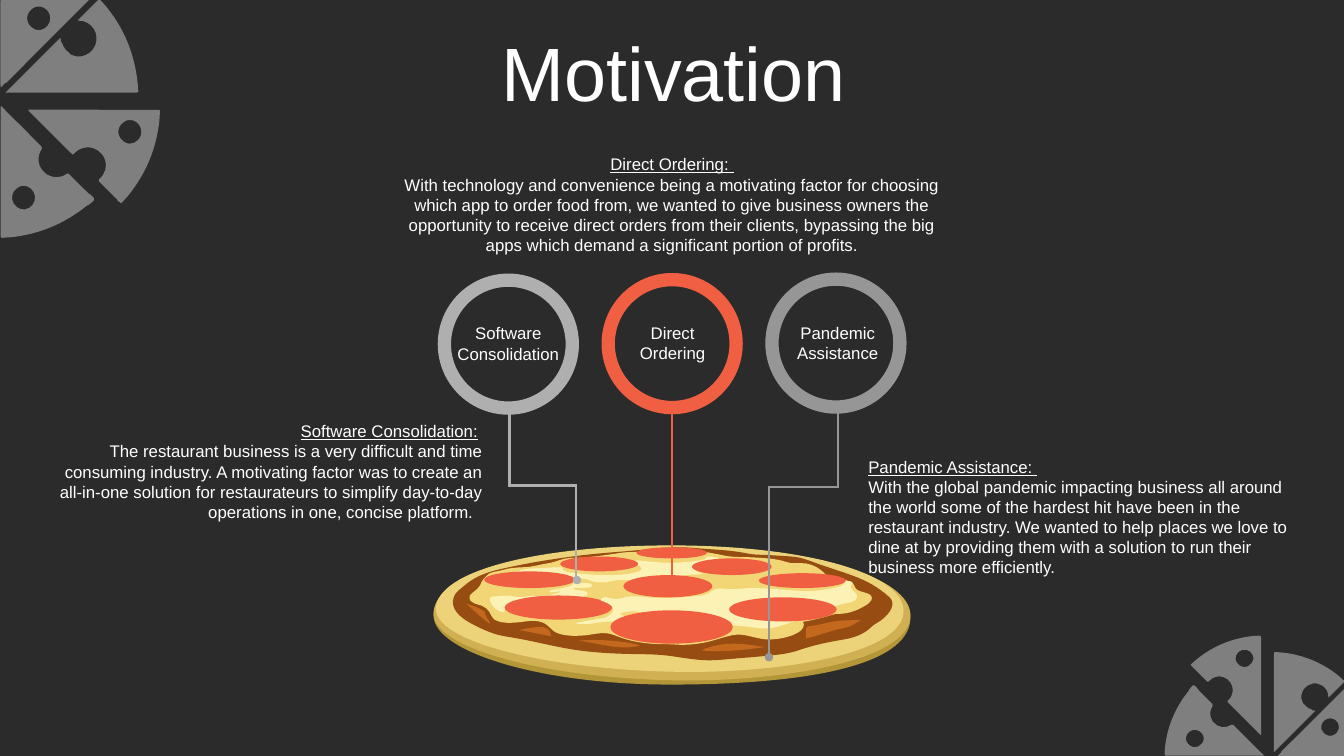
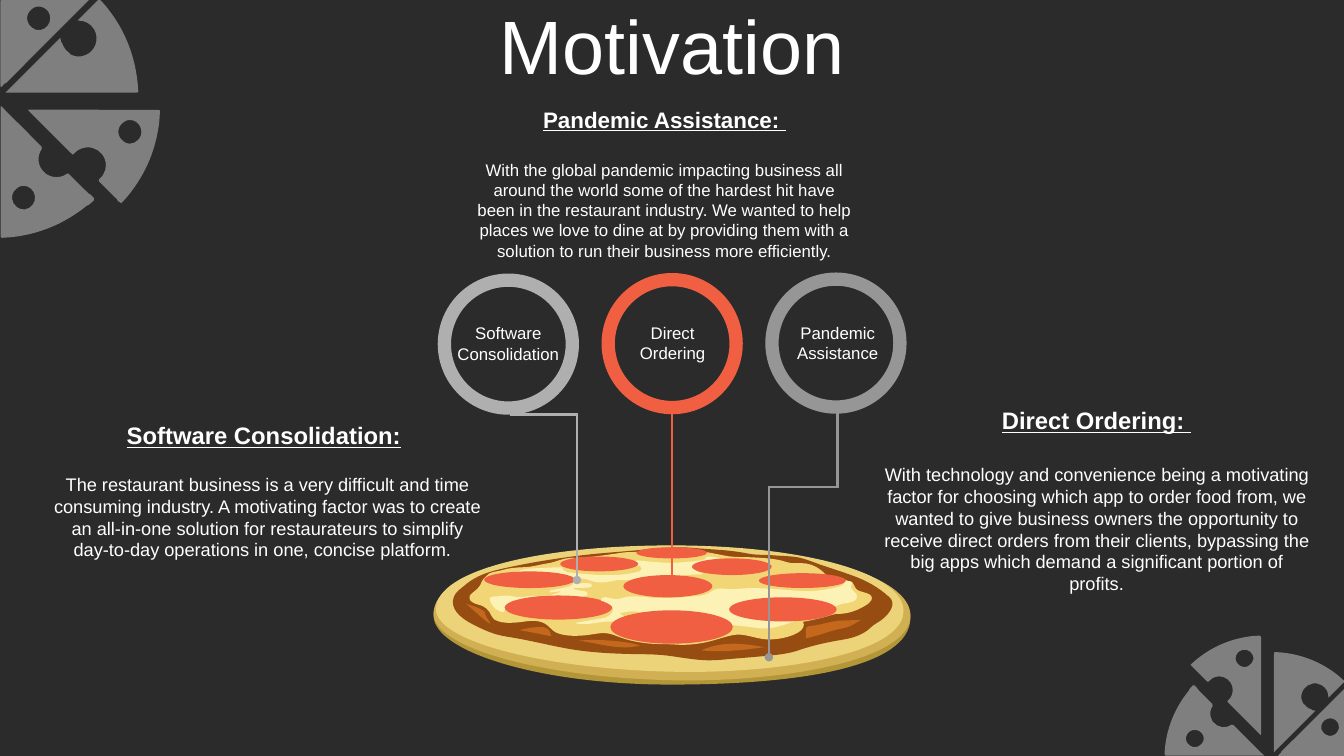
Before and after one commit to wesycool/Dice-Pizzaria, a slide deck: slide 5 of Dice-Pizzeria.pptx. Drawn at 1344x756 pixels with LibreOffice and Linux fonts; fonts in the diff are those of the drawing; background and template pictures are left out; a plain dark background stands for a picture behind light text. Boxes give left, top, right and bottom in pixels: in the first picture for what was removed or moved away, otherwise in the second. Text is boxed around its words. In the diff, an @@ line names an element or a change of style, - is before the commit and + after.

```diff
--- a/Dice-Pizzeria.pptx
+++ b/Dice-Pizzeria.pptx
@@ text "Motivation": place and size @@
-text "Motivation" at [501, 46, 845, 102]
+text "Motivation" at [500, 19, 844, 75]
@@ text "Motivation" at [500, 19, 844, 75]: less space between paragraphs @@
@@ text "Pandemic Assistance:": place and size @@
-text "Pandemic Assistance:" at [868, 461, 1287, 578]
+text "Pandemic Assistance:" at [477, 111, 851, 261]
@@ text "Pandemic Assistance:" at [477, 111, 851, 261]: size 12 to 16 pt, bold on in "Pandemic Assistance:"; alignment left to centre @@
@@ text "Software Consolidation:" at [54, 426, 480, 560]: size 12 to 17 pt, bold on in "Software Consolidation:"; size 12 to 13 pt in "The restaurant business is a very difficult ..."; alignment right to centre @@
@@ elbow arrow (577, 580) - (510, 414): route changed @@
@@ text "Direct Ordering:": place and size @@
-text "Direct Ordering:" at [404, 158, 938, 255]
+text "Direct Ordering:" at [884, 411, 1309, 594]
@@ text "Direct Ordering:" at [884, 411, 1309, 594]: size 12 to 17 pt, bold on in "Direct Ordering:"; size 12 to 13 pt @@
```
Also in this commit, not shown: 5 other slides changed, 5 slides added, 2 slides removed.
